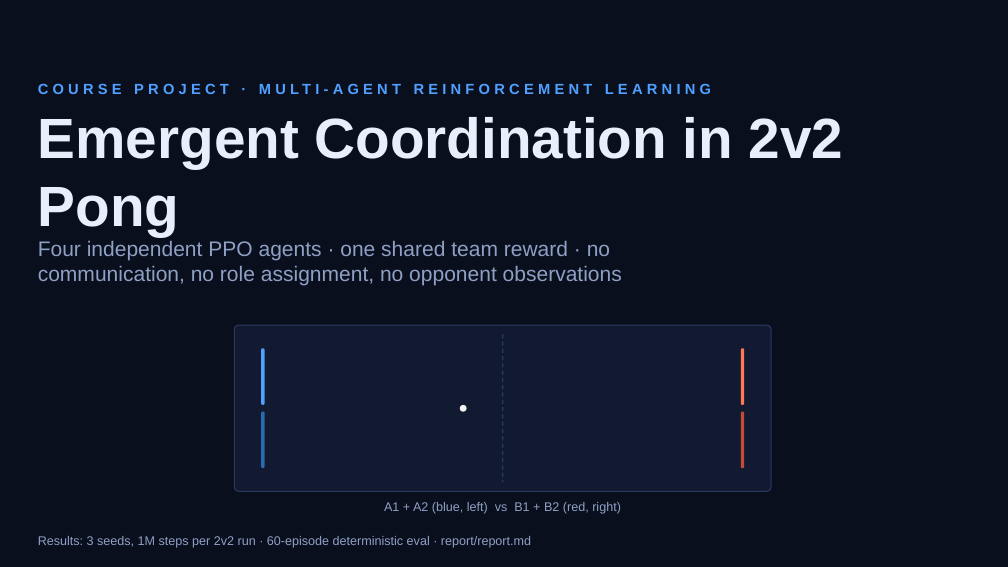
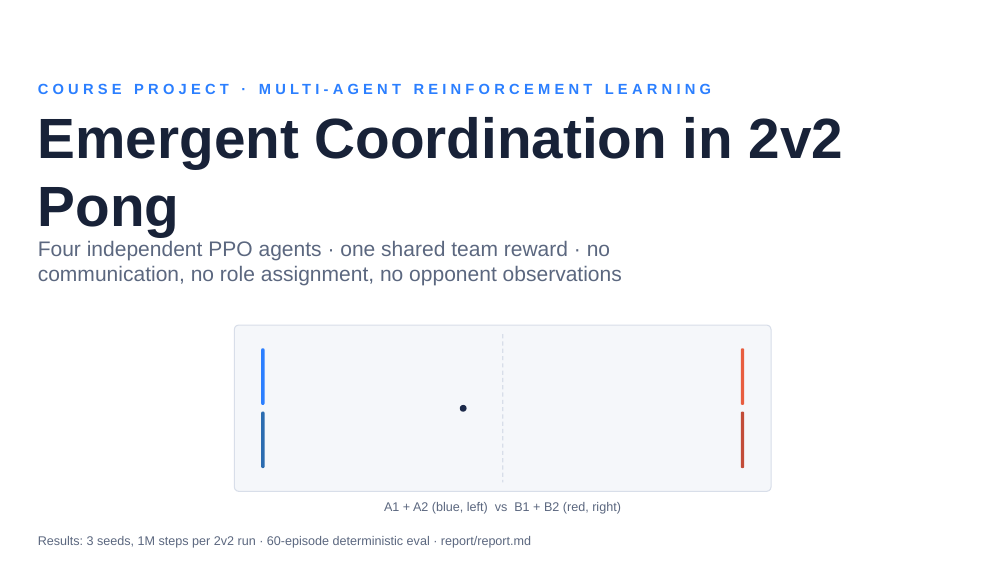
Before and after one commit to mortal22soul/MARL_Pong, a slide deck: slide 1 of report/marl_pong_presentation.pptx. Drawn at 1008x567 pixels with LibreOffice and Linux fonts; fonts in the diff are those of the drawing. Boxes give left, top, right and bottom in pixels: in the first picture for what was removed or moved away, otherwise in the second. Text is boxed around its words. In the diff, an @@ line names an element or a change of style, - is before the commit and + after.

Commit message:
docs(report): convert presentation deck to light mode throughout

```diff
--- a/report/marl_pong_presentation.pptx
+++ b/report/marl_pong_presentation.pptx
@@ background #0A0F1E to #FFFFFF @@
@@ text "COURSE PROJECT · MULTI-AGENT REINFORCEMENT ..." at <box>38,76,970,102</box>: text colour #50A0FF to #2B7FFF @@
@@ text "Emergent Coordination in 2v2 Pong" at <box>38,117,844,236</box>: text colour #E8EEFA to #182238 @@
@@ rounded rectangle at <box>234,325,771,492</box>: fill #111A30 to #F5F7FA; outline #2A3A5E 1 pt to #D8DEE9 1 pt @@
@@ rounded rectangle at <box>262,349,265,405</box>: fill #50A0FF to #2B7FFF @@
@@ line (503, 334) - (503, 482): stroke #2A3A5E 1 pt dashed to #D8DEE9 1 pt dashed @@
@@ rounded rectangle at <box>741,349,744,405</box>: fill #FF785A to #E85D3F @@
@@ ellipse at <box>460,405,467,412</box>: fill #F2F2F2 to #1C2A4A @@
@@ text colour #8FA0C4 to #5B677F in 3 elements at <box>38,241,622,286</box>, <box>384,502,621,514</box>, <box>38,536,531,548</box> @@
```
Also in this commit, not shown: 9 other slides changed, 1 other file.
